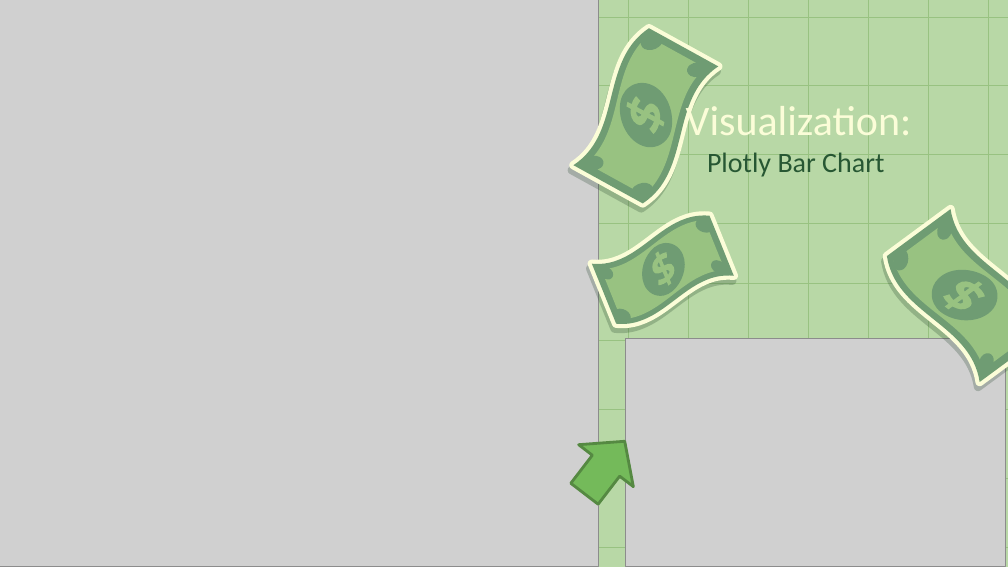
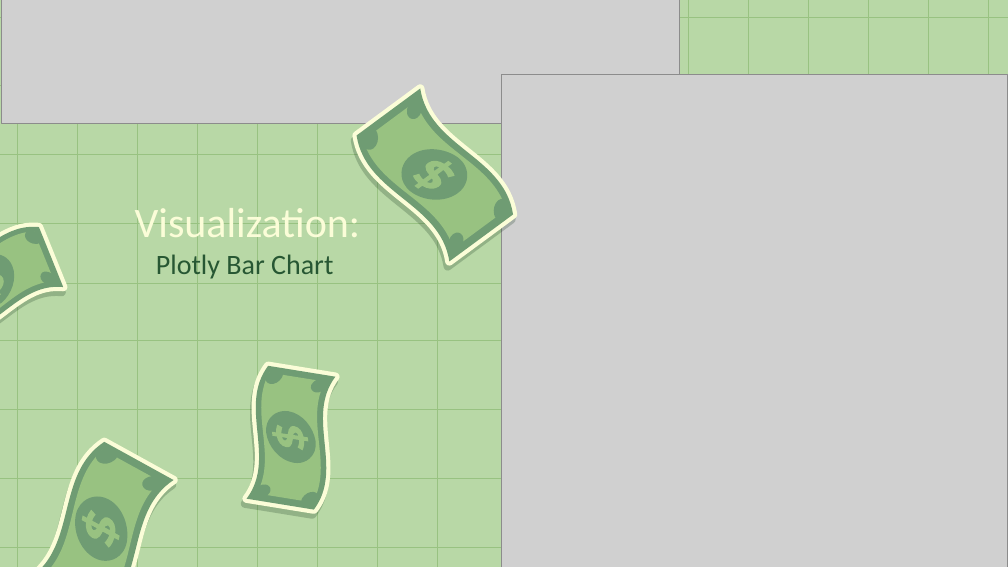
Before and after one commit to mlech413/Largest-Companies-By-Revenue, a slide deck: slide 10 of presentation/Largest US Companies.pptx. Drawn at 1008x567 pixels with LibreOffice and Linux fonts; fonts in the diff are those of the drawing; grey boxes stand for pictures. Boxes give left, top, right and bottom in pixels: in the first picture for what was removed or moved away, otherwise in the second. Text is boxed around its words. In the diff, an @@ line names an element or a change of style, - is before the commit and + after.

```diff
--- a/presentation/Largest US Companies.pptx
+++ b/presentation/Largest US Companies.pptx
@@ picture removed at bbox=[0, 0, 600, 565] @@
@@ picture added at bbox=[2, 0, 680, 124] @@
@@ picture added at bbox=[501, 75, 1008, 567] @@
@@ title "Visualization:" rewrapped from bbox=[686, 101, 912, 135] to bbox=[135, 208, 361, 237] @@
@@ freeform shape at bbox=[488, 197, 514, 223]: rotation 309 to 243 degrees; outline redrawn @@
@@ title "Plotly Bar Chart": place and size @@
-title "Plotly Bar Chart" at bbox=[707, 152, 884, 177]
+title "Plotly Bar Chart" at bbox=[156, 254, 333, 279]
@@ 8 freeform shapes: place and size @@
-8 freeform shapes at bbox=[878, 196, 1008, 396]
+8 freeform shapes at bbox=[348, 75, 522, 275]
@@ 7 freeform shapes: place and size @@
-7 freeform shapes at bbox=[587, 211, 739, 329]
+7 freeform shapes at bbox=[0, 222, 68, 340]
@@ freeform shape: place and size @@
-freeform shape at bbox=[763, 344, 902, 512]
+freeform shape at bbox=[221, 353, 360, 522]
@@ picture removed at bbox=[625, 339, 1005, 566] @@
@@ freeform shape at bbox=[264, 366, 284, 387]: rotation 348 to 289 degrees; outline redrawn @@
@@ freeform shape at bbox=[309, 374, 329, 395]: rotation 348 to 289 degrees; outline redrawn @@
@@ down arrow removed at bbox=[557, 420, 652, 515] @@
@@ group added at bbox=[221, 353, 360, 522]: 6 freeform shapes @@
@@ 8 freeform shapes: place and size @@
-8 freeform shapes at bbox=[549, 15, 742, 216]
+8 freeform shapes at bbox=[5, 429, 198, 567]
```
Also in this commit, not shown: 2 other slides changed, 2 other files.
